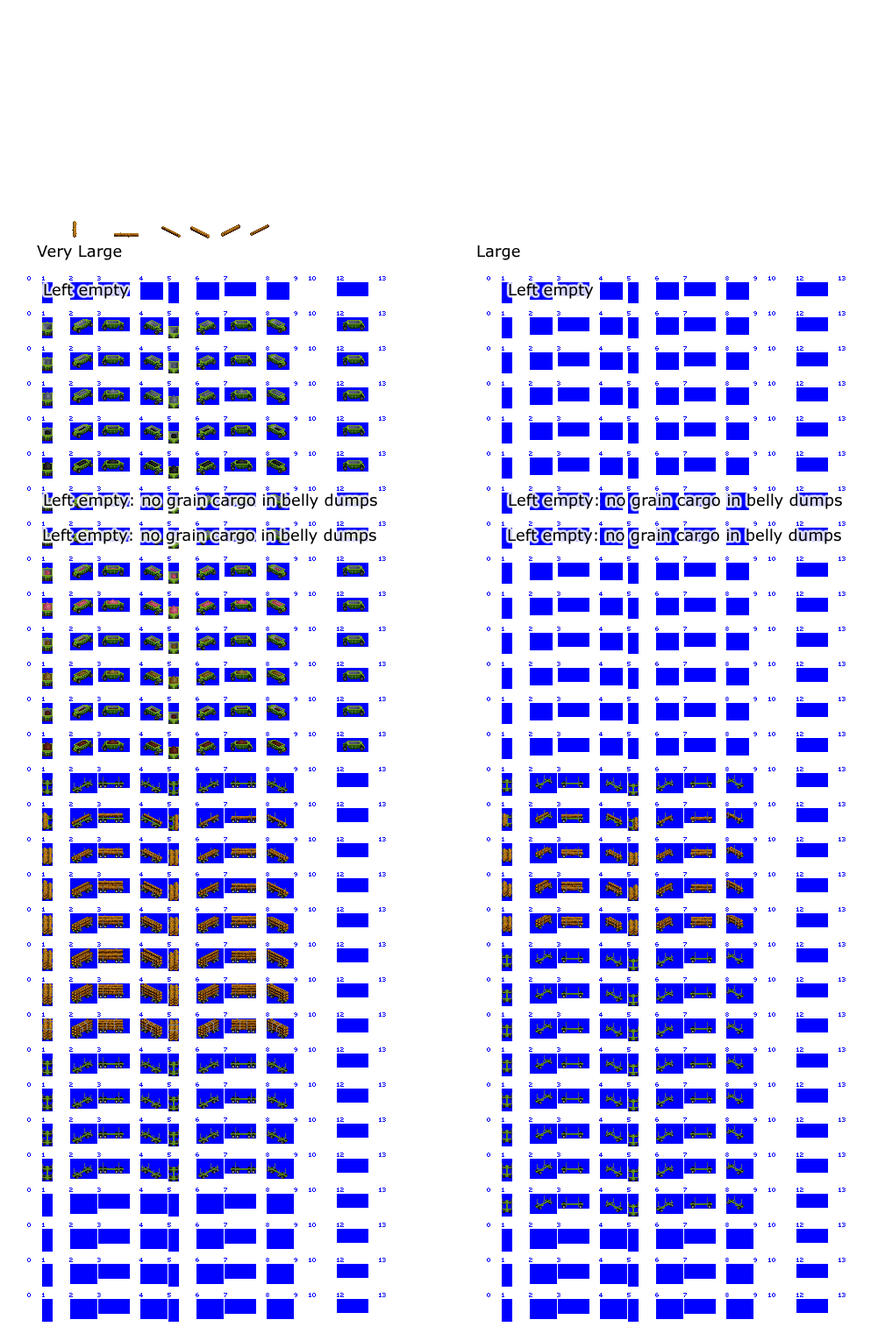
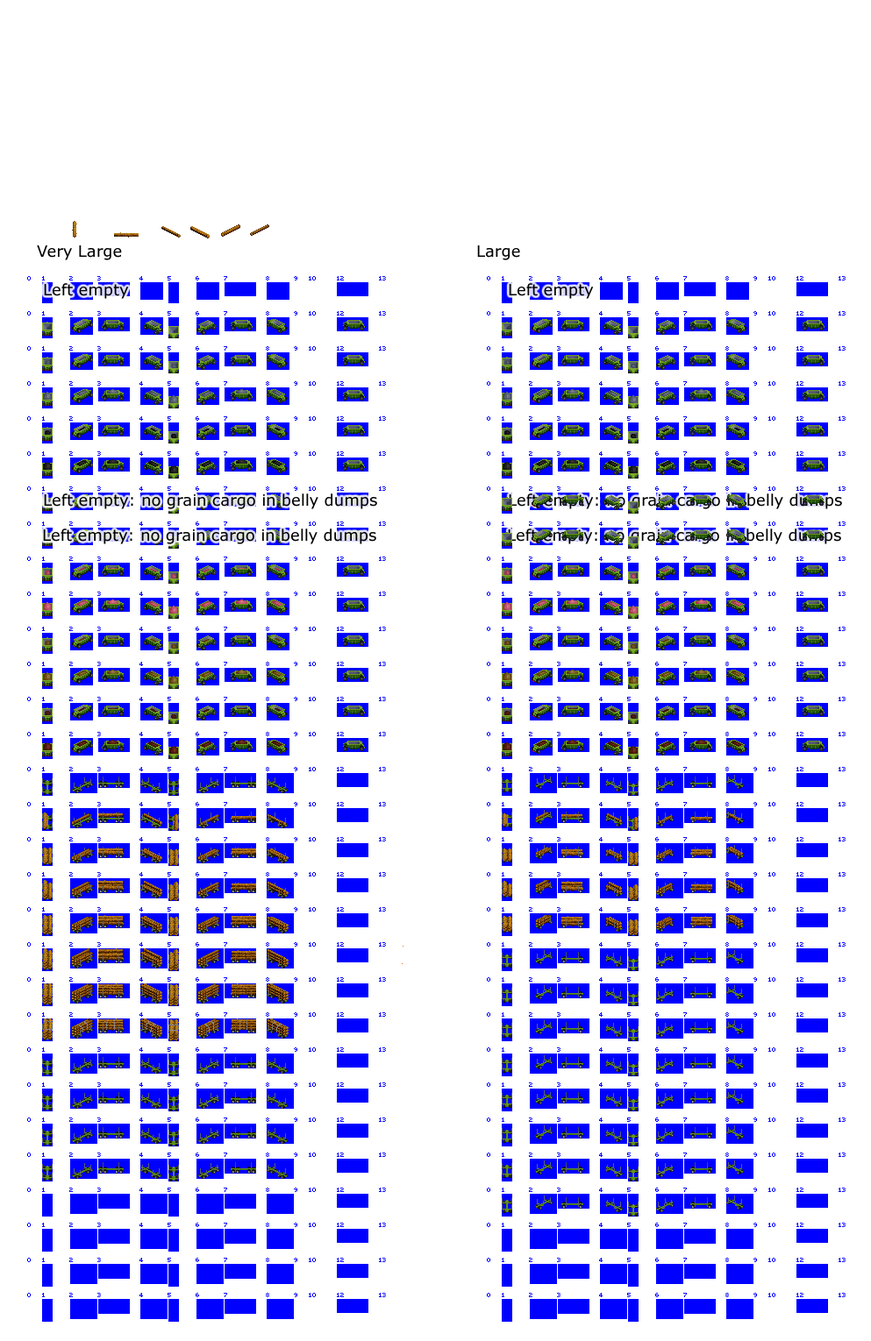
Revision of a layered 871 × 1341 image; what changed, layer by layer:
added group "Belly Dumps" (2nd of 2, in "Large off-highway trailer") with 3 layers in group "Large off-highway trailer" over (x1=401, y1=319, x2=825, y2=965)
added layer "loads" (2nd of 2, in "Large off-highway trailer" › "Belly Dumps") in group "Belly Dumps" over (x1=502, y1=356, x2=743, y2=754)
added layer "Belly Dump" (2nd of 2, in "Large off-highway trailer" › "Belly Dumps") in group "Belly Dumps" over (x1=401, y1=319, x2=825, y2=965)
added layer "belly dump front wheels" (2nd of 2, in "Large off-highway trailer" › "Belly Dumps") in group "Belly Dumps" over (x1=547, y1=321, x2=807, y2=760)
